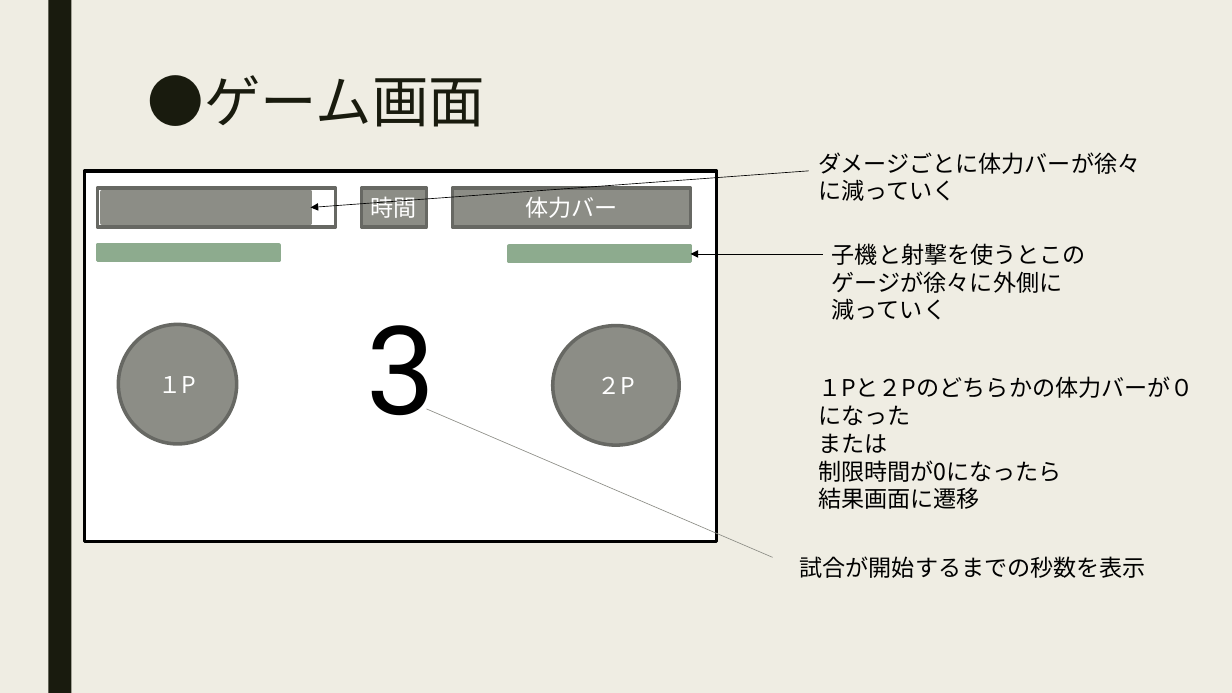
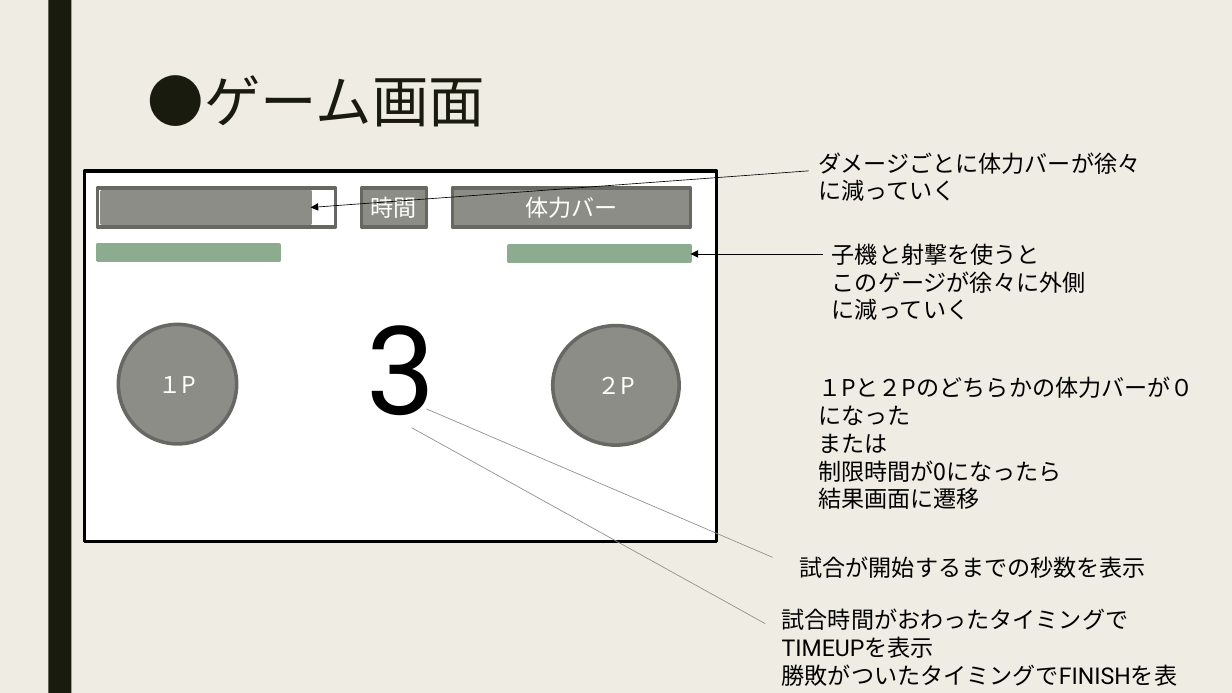
Before and after one commit to Specification/SpaceBattleShip, a slide deck: slide 14 of doc/後期プロゼミ仕様書UFO.pptx (slide 12 before the commit). Drawn at 1232x693 pixels with LibreOffice and Linux fonts; fonts in the diff are those of the drawing. Boxes give left, top, right and bottom in pixels: in the first picture for what was removed or moved away, otherwise in the second. Text is boxed around its words. In the diff, an @@ line names an element or a change of style, - is before the commit and + after.

```diff
--- a/doc/後期プロゼミ仕様書UFO.pptx
+++ b/doc/後期プロゼミ仕様書UFO.pptx
@@ text at box(832, 243, 1086, 320): text changed @@
-子機と射撃を使うとこのゲージが徐々に外側に減っていく
+子機と射撃を使うと
+このゲージが徐々に外側に減っていく
@@ line added from (411, 428) to (765, 624), #8C8D86 0.5 pt @@
@@ text added at box(782, 608, 1177, 686), 18 pt, text #000000 @@
+試合時間がおわったタイミングでTIMEUPを表示
+勝敗がついたタイミングでFINISHを表示
```
Also in this commit, not shown: 8 other slides changed, 2 slides added, 1 other file.
